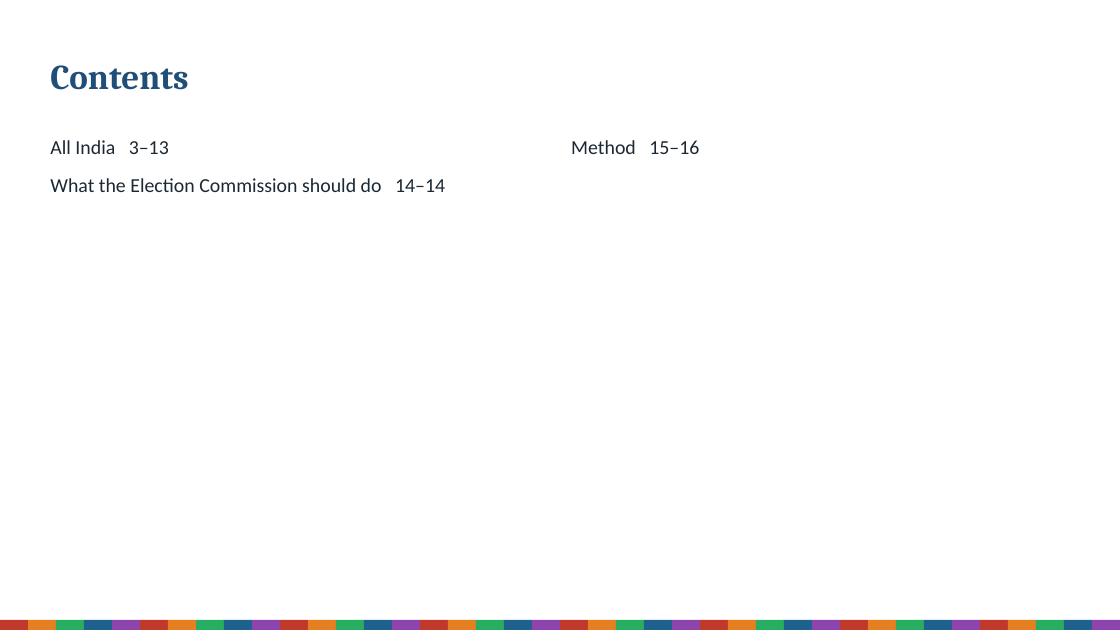
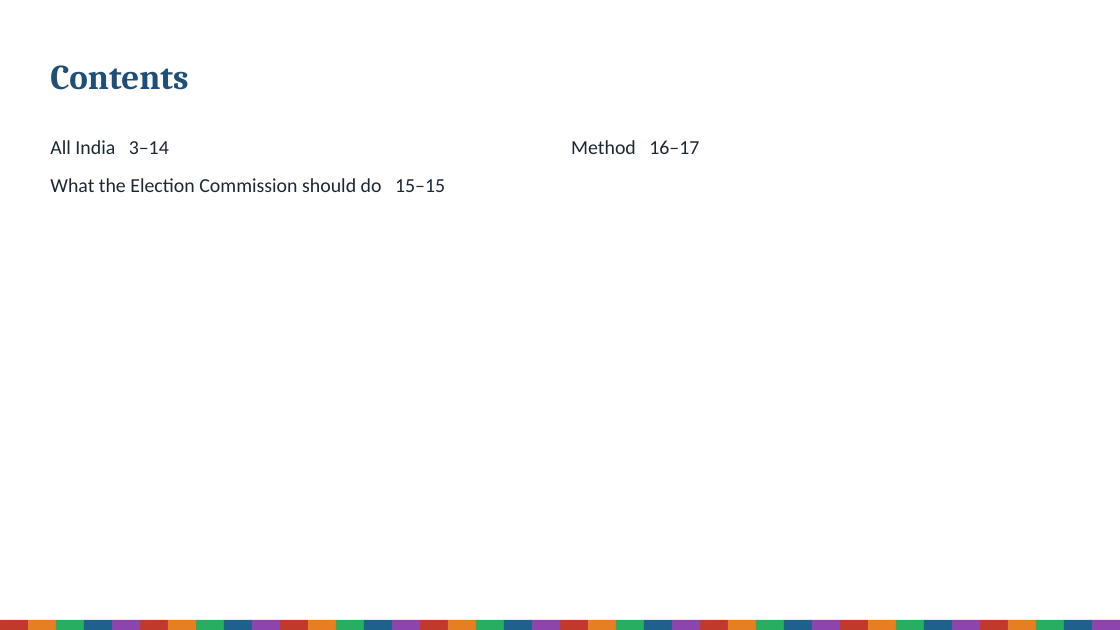
Before and after one commit to Varnasr/INDIA-DATA, a slide deck: slide 2 of reports/sir-india-deck.pptx. Drawn at 1120x630 pixels with LibreOffice and Linux fonts; fonts in the diff are those of the drawing. Boxes give left, top, right and bottom in pixels: in the first picture for what was removed or moved away, otherwise in the second. Text is boxed around its words. In the diff, an @@ line names an element or a change of style, - is before the commit and + after.

```diff
--- a/reports/sir-india-deck.pptx
+++ b/reports/sir-india-deck.pptx
@@ text at (50, 140, 445, 192): text changed @@
-All India 3–13
-What the Election Commission should do 14–14
+All India 3–14
+What the Election Commission should do 15–15
@@ text at (571, 140, 699, 154): text changed @@
-Method 15–16
+Method 16–17
```
Also in this commit, not shown: 3 other slides changed, 1 slide added, 35 other files.
